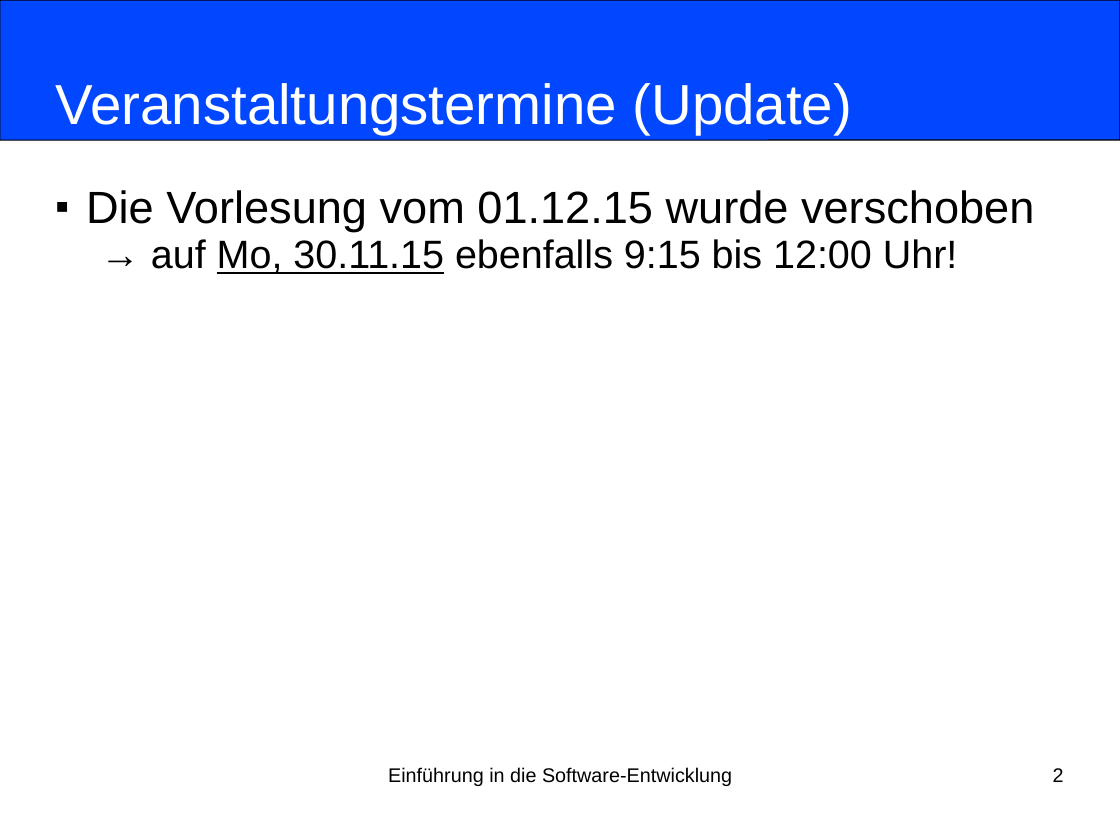
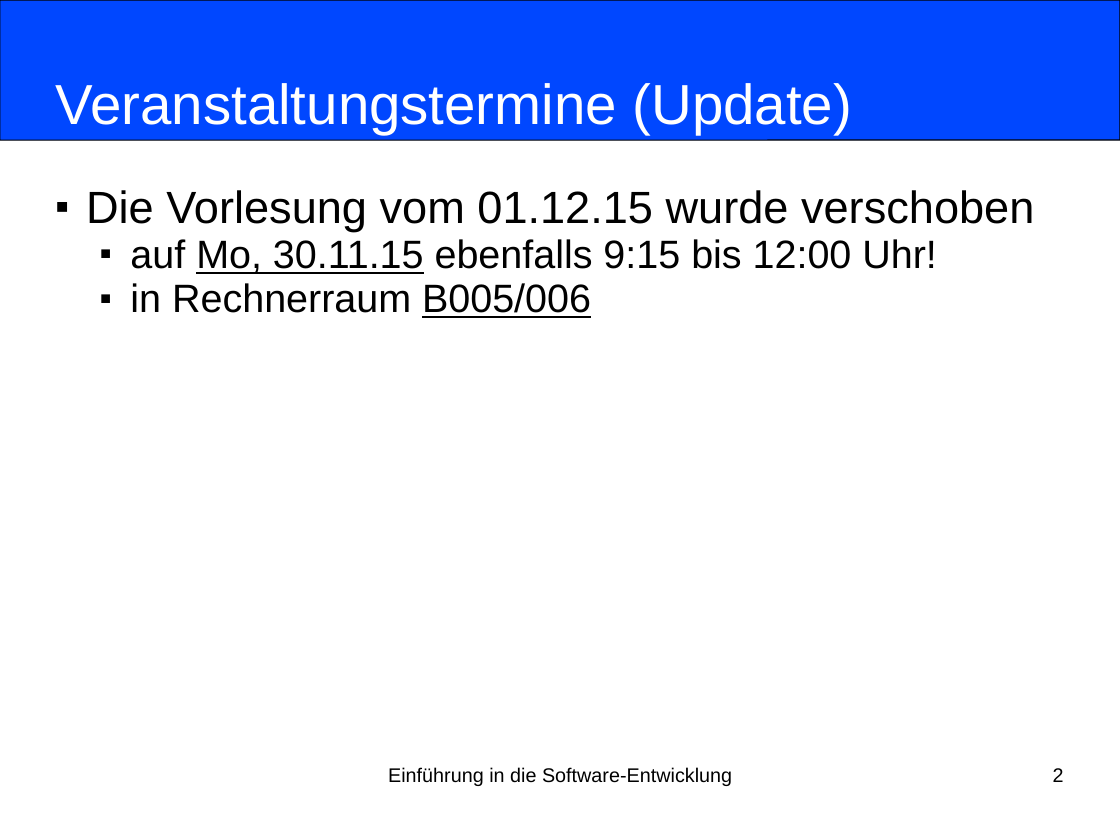
Before and after one commit to nordakademie-einfuehrung-java/vorlesungsskript, a slide deck: slide 2 of folien/Semester_03_Termin_02_Kapitel02.ppt. Drawn at 1120x840 pixels with LibreOffice and Linux fonts; fonts in the diff are those of the drawing. Boxes give left, top, right and bottom in pixels: in the first picture for what was removed or moved away, otherwise in the second. Text is boxed around its words. In the diff, an @@ line names an element or a change of style, - is before the commit and + after.

Commit message:
added room info to moved lecture

```diff
--- a/folien/Semester_03_Termin_02_Kapitel02.ppt
+++ b/folien/Semester_03_Termin_02_Kapitel02.ppt
@@ subtitle at [130,239,937,318]: text changed @@
-  → auf Mo, 30.11.15 ebenfalls 9:15 bis 12:00 Uhr!
+  ■ auf Mo, 30.11.15 ebenfalls 9:15 bis 12:00 Uhr!
+  ■ in Rechnerraum B005/006
```
